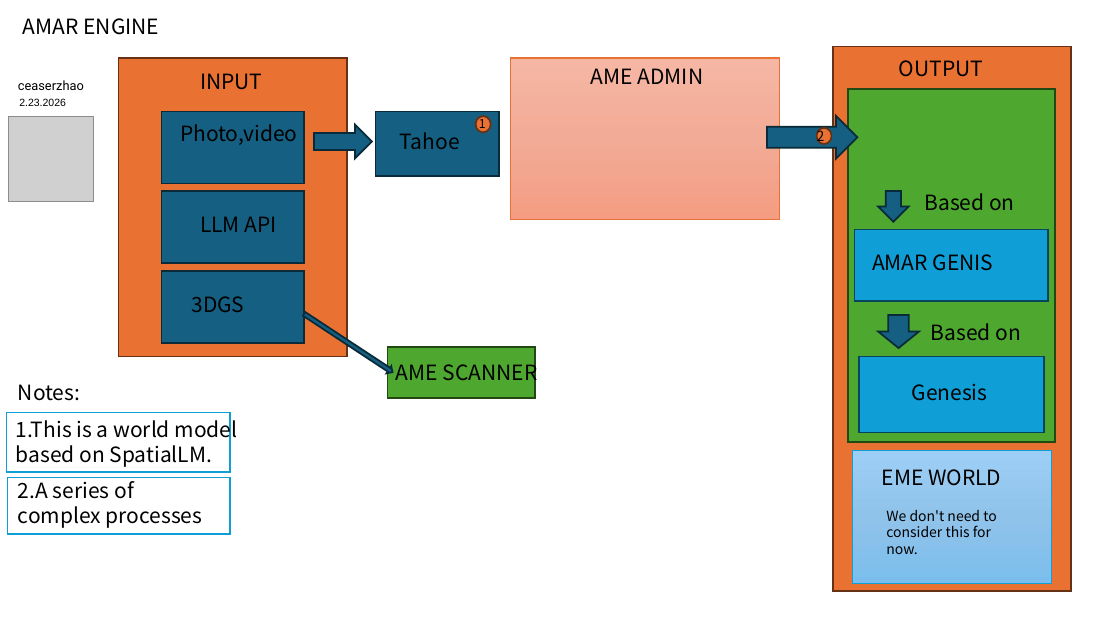
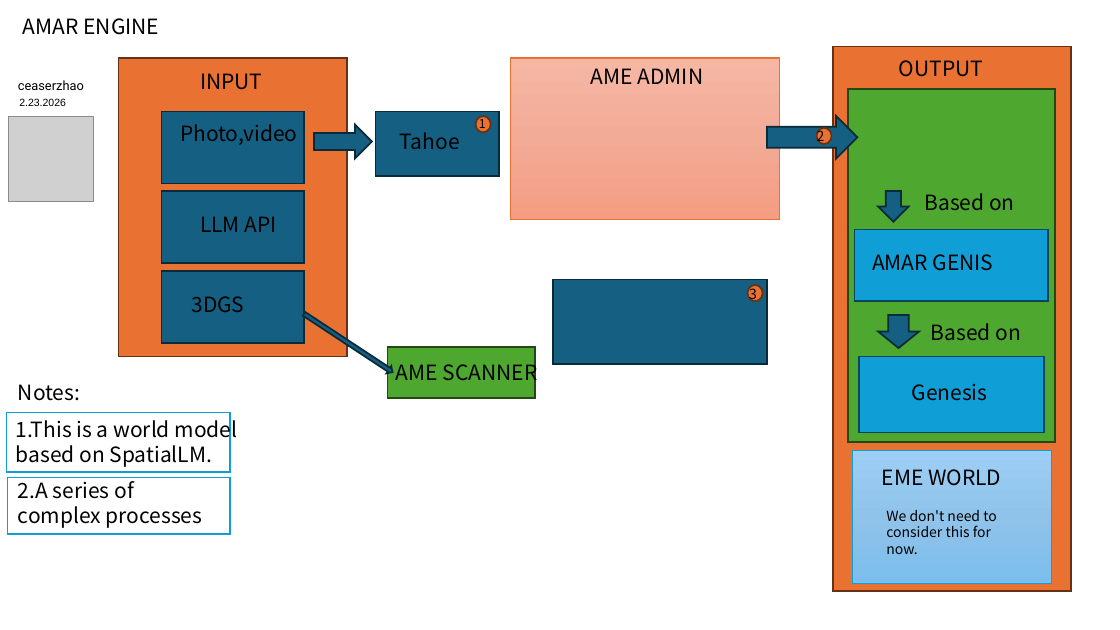
Before and after one commit to Oasis-Company/AMAR-Engine, a slide deck: slide 1 of docs/overview.pptx. Drawn at 1120x630 pixels with LibreOffice and Linux fonts; fonts in the diff are those of the drawing; grey boxes stand for pictures. Boxes give left, top, right and bottom in pixels: in the first picture for what was removed or moved away, otherwise in the second. Text is boxed around its words. In the diff, an @@ line names an element or a change of style, - is before the commit and + after.

```diff
--- a/docs/overview.pptx
+++ b/docs/overview.pptx
@@ rectangle added at (x1=553, y1=280, x2=767, y2=365), fill #156082, outline #092A39 1.5 pt @@
@@ ellipse added at (x1=748, y1=285, x2=763, y2=301), fill #E97132, outline #663216 1.5 pt @@
@@ text added at (x1=749, y1=285, x2=757, y2=303), 12 pt, text #000000 @@
+3
```
